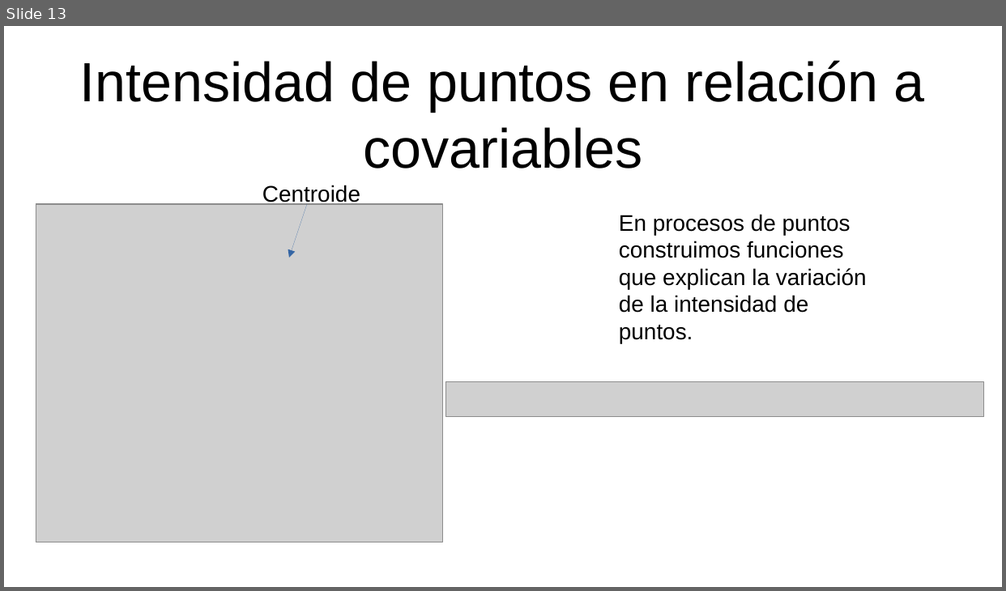
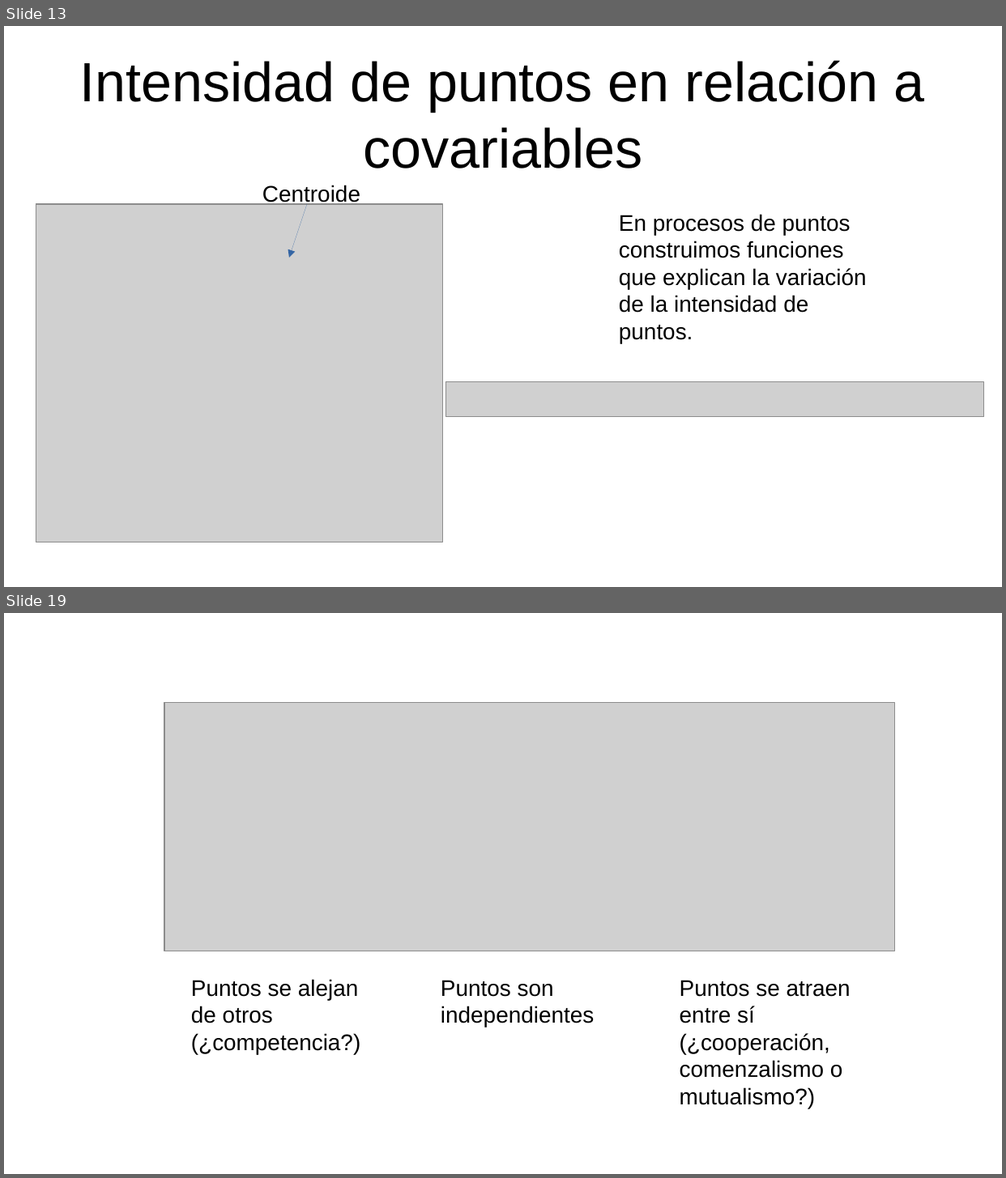
Before and after one commit to gerardommc/Ecologia-Teorica-II, a slide deck: Nicho/Caso-correlativo.odp. Shown one above the other, each under a label of ours: slide 13 before the commit, slides 13 and 19 after it; the slides between them are not shown. The pictures are 1006x591 and 1006x1178 pixels, drawn with LibreOffice and Linux fonts; fonts in the diff are those of the drawing; grey boxes stand for pictures. Boxes give left, top, right and bottom in pixels: in the first picture for what was removed or moved away, otherwise in the second. Text is boxed around its words. In the diff, an @@ line names an element or a change of style, - is before the commit and + after.

```diff
--- a/Nicho/Caso-correlativo.odp
+++ b/Nicho/Caso-correlativo.odp
@@ slide 19 added at [4, 613, 1002, 1174], background #FFFFFF @@
@@ picture added at [164, 703, 895, 952] @@
@@ text added at [191, 979, 360, 1054], 18 pt, text #000000 @@
+Puntos se alejan de otros (¿competencia?)
@@ text added at [441, 980, 594, 1028], 18 pt, text #000000 @@
+Puntos son independientes
@@ text added at [680, 980, 850, 1109], 18 pt, text #000000 @@
+Puntos se atraen entre sí (¿cooperación, comenzalismo o mutualismo?)
```
Also in this commit, not shown: 2 slides changed, 11 other slides added, 8 other files.
